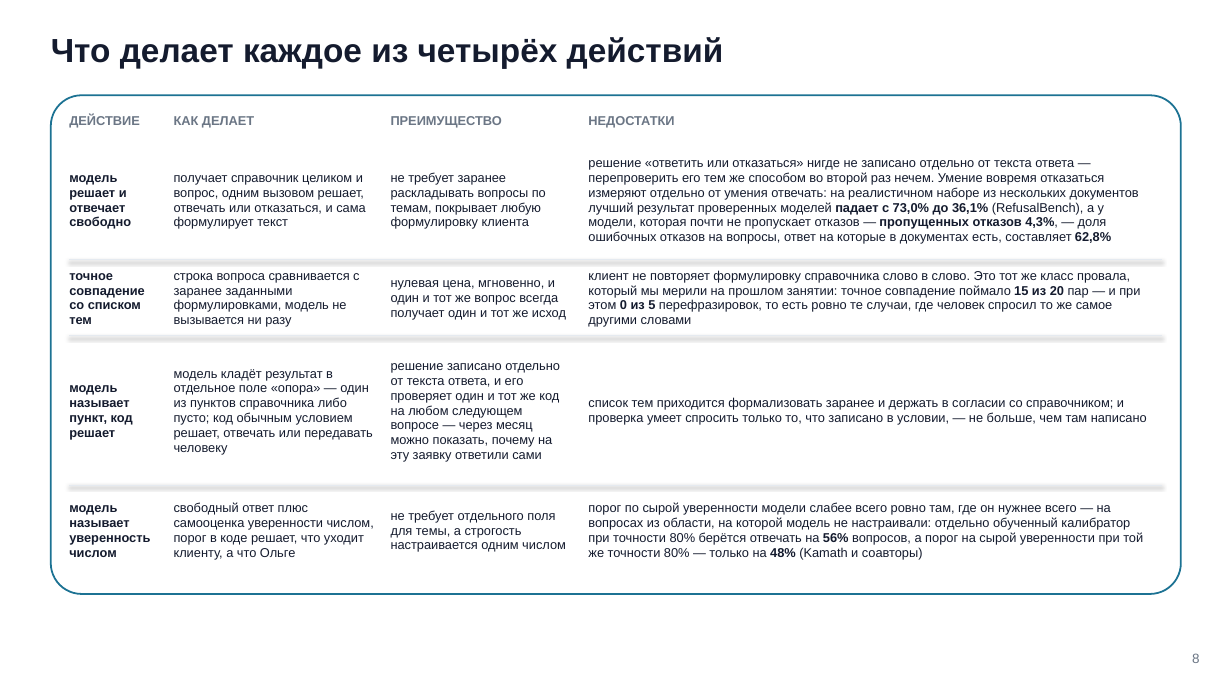
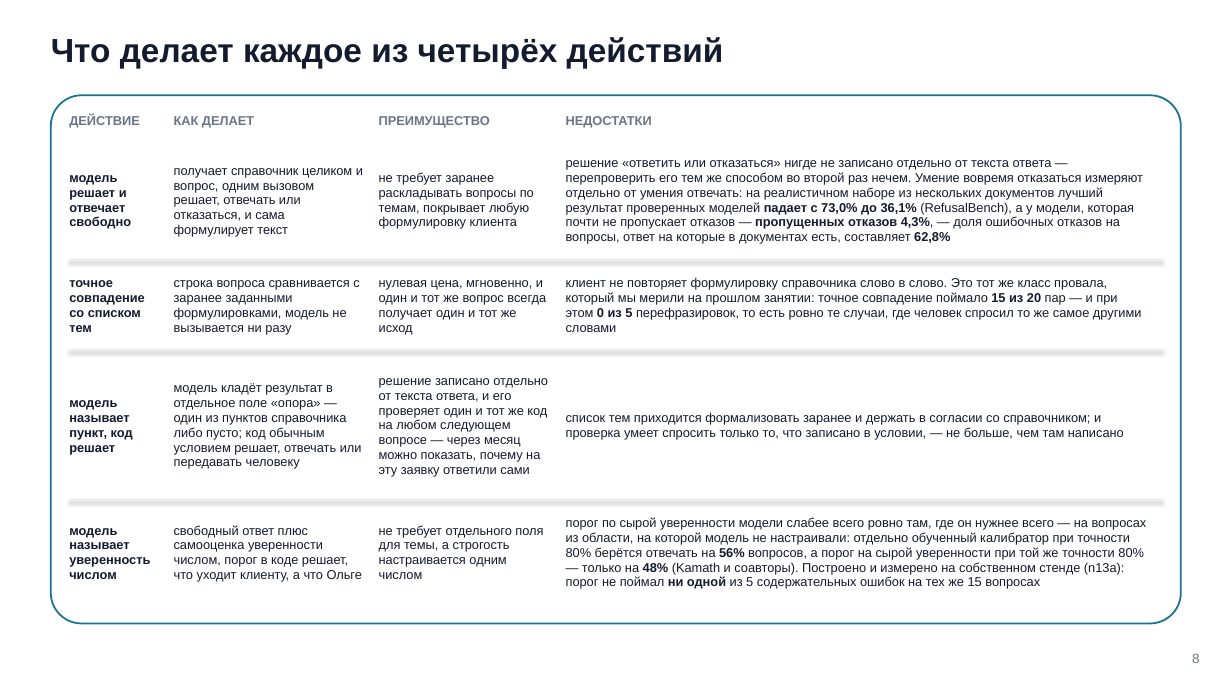
Before and after one commit to tellina-study/AI-usage-lessons, a slide deck: slide 8 of library/seminars/sem-09/rendered/sem-09.pptx. Drawn at 1232x693 pixels with LibreOffice and Linux fonts; fonts in the diff are those of the drawing. Boxes give left, top, right and bottom in pixels: in the first picture for what was removed or moved away, otherwise in the second. Text is boxed around its words. In the diff, an @@ line names an element or a change of style, - is before the commit and + after.

Commit message:
Кейс 1: уверенность+порог построена и измерена ПЕРВОЙ, размер базы — плашкой #299
Правка владельца 2026-10-27, три пункта:
- n06: размер справочника (10 пунктов) вынесен отдельной плашкой, не в абзаце.
- n08: 4-я строка разбора получила собственное измерение вместо только внешней
  цитаты (порог не поймал ни одной из 5 ошибок на своей задаче).
- Новый такт n13a: вариант «уверенность числом + порог» построен на живом
  стенде (webhook s9-answer-confidence, execution 840-854) и измерен на тех
  же 15 трудных вопросах, что версии 1 и 2 — ДО версии 2, не после, как было
  раньше (решатель раньше сразу прыгал к grounded-гейту).

Честная находка: первая прикидка грейдинга (на глаз) дала 2 ошибки из 15;
пересчёт по тому же эталону correct_by_base, что уже применён к версии 1 на
n13, дал 5 из 15 — версия 1.5 оказалась ХУДШИМ из трёх вариантов (8/15 плохих
исходов), не промежуточным. Обе версии грейдинга оставлены видимыми в
README с пометкой починки, не стёрты молча. Порог не поймал ни одной
ошибки — подтверждает процитированную внешнюю находку (калибратор 56%@80%
vs порог 48%@80%) на собственной задаче.

n09/n17 поправлены под новую последовательность тактов. Пересборка — 79
слайдов, оба PDF-сторожа чисты (0 наложений, 0 фигур режут текст).

```diff
--- a/library/seminars/sem-09/rendered/sem-09.pptx
+++ b/library/seminars/sem-09/rendered/sem-09.pptx
@@ rounded rectangle: place and size @@
-rounded rectangle at <box>51,95,1181,594</box>
+rounded rectangle at <box>51,95,1181,624</box>
@@ rounded rectangle at <box>51,95,1181,624</box>: proportions changed @@
@@ text "ПРЕИМУЩЕСТВО": place and size @@
-text "ПРЕИМУЩЕСТВО" at <box>391,116,502,128</box>
+text "ПРЕИМУЩЕСТВО" at <box>379,116,490,128</box>
@@ text "НЕДОСТАТКИ": place and size @@
-text "НЕДОСТАТКИ" at <box>588,116,674,128</box>
+text "НЕДОСТАТКИ" at <box>566,116,652,128</box>
@@ text "получает справочник целиком и вопрос, ..." rewrapped from <box>174,175,365,229</box> to <box>174,168,363,237</box> @@
@@ text "не требует заранее раскладывать вопросы ...": place and size @@
-text "не требует заранее раскладывать вопросы ..." at <box>391,172,546,229</box>
+text "не требует заранее раскладывать вопросы ..." at <box>379,172,534,229</box>
@@ text "решение «ответить или отказаться» нигде ..." rewrapped from <box>588,160,1139,244</box> to <box>566,160,1143,244</box> @@
@@ text "точное совпадение со списком тем": place and size @@
-text "точное совпадение со списком тем" at <box>69,273,145,324</box>
+text "точное совпадение со списком тем" at <box>69,280,145,332</box>
@@ text "строка вопроса сравнивается с заранее ...": place and size @@
-text "строка вопроса сравнивается с заранее ..." at <box>174,273,359,327</box>
+text "строка вопроса сравнивается с заранее ..." at <box>174,280,359,335</box>
@@ text "нулевая цена, мгновенно, и один ..." rewrapped from <box>391,280,566,320</box> to <box>379,280,546,335</box> @@
@@ text "клиент не повторяет формулировку справочника ..." rewrapped from <box>588,270,1140,327</box> to <box>566,277,1142,332</box> @@
@@ text "модель кладёт результат в отдельное ..." rewrapped from <box>174,369,373,454</box> to <box>174,383,362,469</box> @@
@@ text "решение записано отдельно от текста ...": place and size @@
-text "решение записано отдельно от текста ..." at <box>391,363,560,462</box>
+text "решение записано отдельно от текста ..." at <box>379,378,548,477</box>
@@ text "список тем приходится формализовать заранее ...": place and size @@
-text "список тем приходится формализовать заранее ..." at <box>588,397,1147,425</box>
+text "список тем приходится формализовать заранее ..." at <box>566,412,1124,440</box>
@@ 2 lines, 1 text: place and size @@
-2 lines, 1 text at <box>69,335,1163,485</box>
+2 lines, 1 text at <box>69,350,1163,500</box>
@@ text "модель называет уверенность числом": place and size @@
-text "модель называет уверенность числом" at <box>69,505,150,557</box>
+text "модель называет уверенность числом" at <box>69,528,150,579</box>
@@ text "свободный ответ плюс самооценка уверенности ..." rewrapped from <box>174,502,374,560</box> to <box>174,525,362,582</box> @@
@@ text "не требует отдельного поля для ..." rewrapped from <box>391,510,566,552</box> to <box>379,525,543,579</box> @@
@@ text at <box>566,517,1147,589</box>: text changed @@
-порог по сырой уверенности модели слабее всего ровно там, где он нужнее всего — на вопросах из области, на которой модель не настраивали: отдельно обученный калибратор при точности 80% берётся отвечать на 56% вопросов, а порог на сырой уверенности при той же точности 80% — только на 48% (Kamath и соавторы)
+порог по сырой уверенности модели слабее всего ровно там, где он нужнее всего — на вопросах из области, на которой модель не настраивали: отдельно обученный калибратор при точности 80% берётся отвечать на 56% вопросов, а порог на сырой уверенности при той же точности 80% — только на 48% (Kamath и соавторы). Построено и измерено на собственном стенде (n13a): порог не поймал ни одной из 5 содержательных ошибок на тех же 15 вопросах
```
Also in this commit, not shown: 66 other slides changed, 1 slide added, 13 other files.
